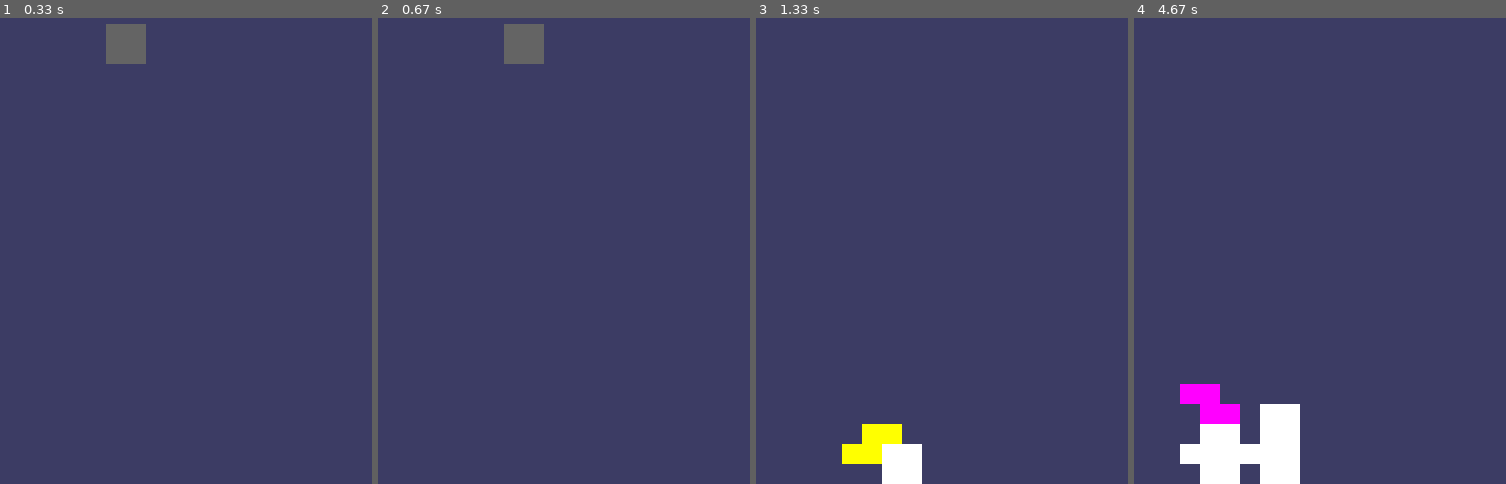
Above: before the commit, frames 1-4 (left to right).
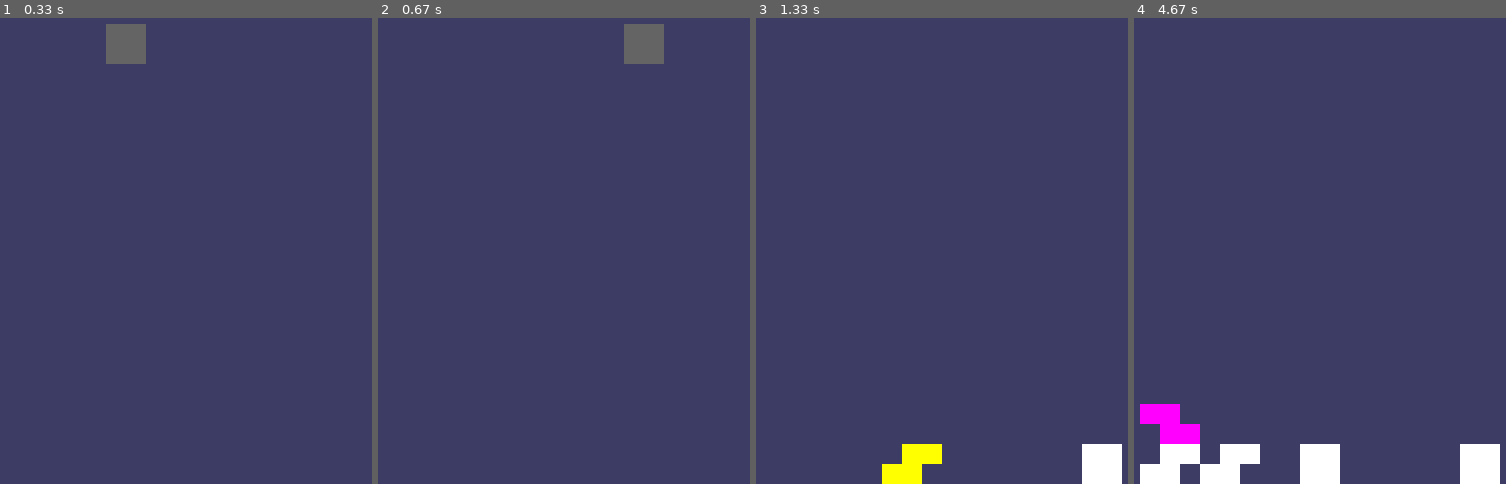
Above: after the commit, the same moments.

Repository: demarem/demaShapes
Game: pygame game, started from demaShapes.py
Same seed, same stepped clock (60 frames per second), same inputs: the game is played once before the commit and once after it. The source is Python 2; it was converted automatically to run under Python 3.
Inputs:
- Up to frame 1 (0.33 s): no input
- Up to frame 2 (0.67 s): hold Right from 0.33 s (still down)
- Up to frame 3 (1.33 s): release Right at 0.8 s; hold Up 0.83-1.13 s; tap Space at 0.9, 1.23 s; hold Right from 1.17 s (still down)
- Up to frame 4 (4.67 s): tap Space at 1.53, 1.73, 2.03, 2.3, 2.63, 2.93, 3.07, 3.47, 3.77, 4.13, 4.53 s; release Right at 1.63 s; hold Left 1.67-2.2 s; hold Down 2.23-2.53 s; hold Left 2.57-2.97 s; hold Up 3-3.37 s; hold Right 3.4-4.03 s; hold Down 4.07-4.43 s; hold Left from 4.47 s (still down)

Frame 1 is identical in both runs. In frame 2, 1.8% of the frame differs, in the area x 33-77%, y 1-10%; in frame 3, 3.0%; in frame 4, 6.9%, in the area x 1-99%, y 78-100%.

Commit message:
Added repeated key feature

Diff:
--- a/demaShapes.py
+++ b/demaShapes.py
@@ -3,12 +3,11 @@
 from standardShapes import standardShapes
 
 #### GLITCHES ####
-# 1) edge collisions
+# 1)
 ##################
 
 #### FEATURES ####
-# 1) Add key repeat
-# 2) Keep color at the bottom
+# 1) Keep color at the bottom
 ##################
 
 PIECES = standardShapes
@@ -22,8 +21,11 @@
 BOARDHEIGHT = 20 * BLOCKSIZE
 MARG = int((WINDOWWIDTH / 2) - (BOARDWIDTH / 2))
 STARTPOS = (WINDOWWIDTH / 2, 0)
-DELAY = 1000  # .1 seconds
+
+# timing constants
+DROPDELAY = 1000  # 1 seconds
 DROPEVENT = USEREVENT + 1  # signals the time to drop a block
+REPEATFREQ = 500  # .5 seconds
 
 #            R    G    B
 GRAY = (100, 100, 100)
@@ -65,7 +67,10 @@
     completedBlocks = []
 
     # Start drop timer
-    pygame.time.set_timer(DROPEVENT, DELAY)
+    pygame.time.set_timer(DROPEVENT, DROPDELAY)
+
+    # Key repeat speed (delay to start repeat, interval between repeats)
+    pygame.key.set_repeat(5, 50)
 
     while True:  # main game loop
         for event in pygame.event.get():  # event handling loop
@@ -92,7 +97,7 @@
                     activeShape = tempShape
                 else:
                     activeShape = tempShape
-                pygame.time.set_timer(DROPEVENT, DELAY)
+                pygame.time.set_timer(DROPEVENT, DROPDELAY)
 
             # Allocate new block
             if activeShape == None:
